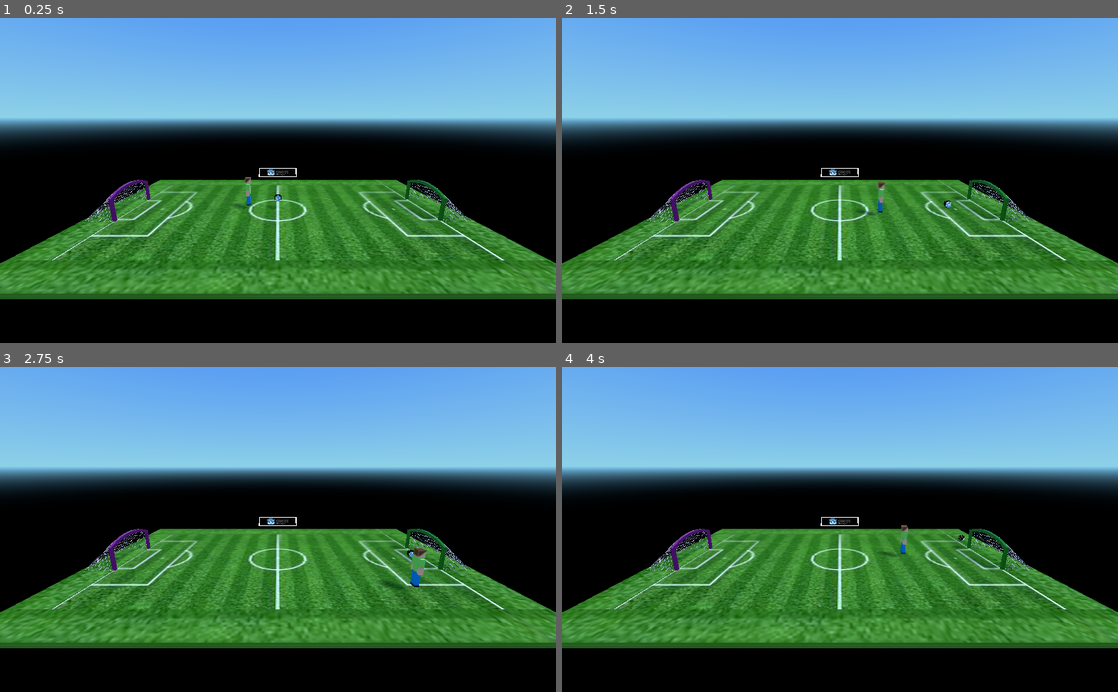
Above: before the commit, frames 1-4 (two rows, left to right).
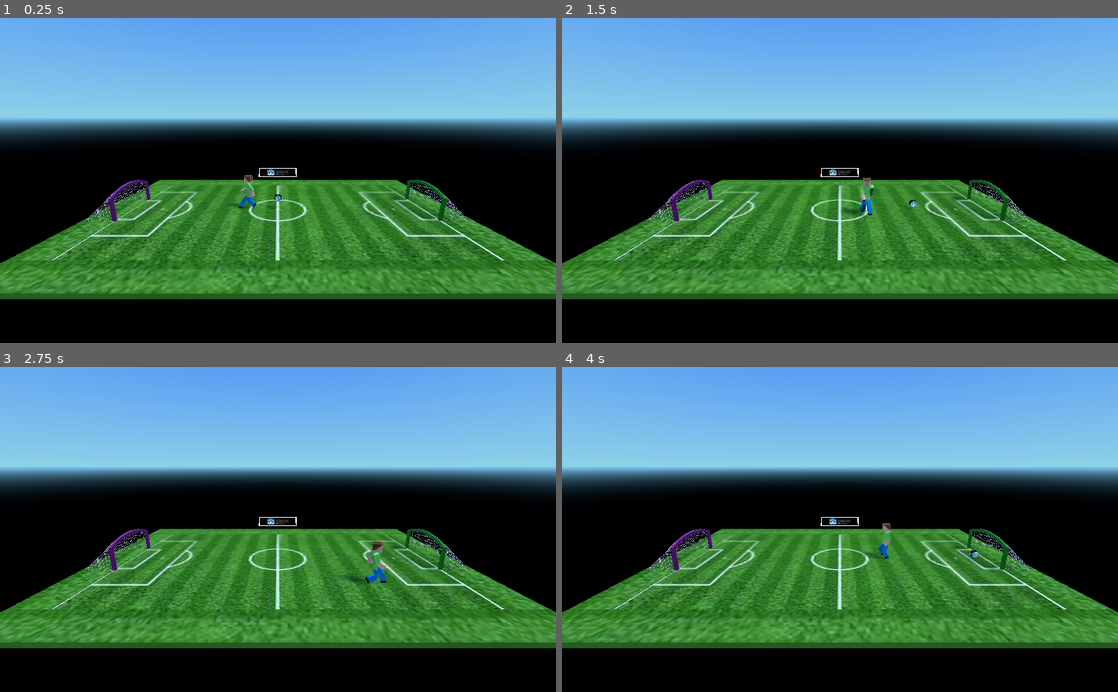
Above: after the commit, the same moments.

Repository: DiscoveringGodot/5_Cubedude_Kickabout
Game: Godot game, scene res://Scenes/Game.tscn
Two runs of this game, one before a commit and one after it. Both use one fixed random seed, a clock stepped at 60 frames per second and the inputs below.
Inputs:
- Up to frame 1 (0.25 s): no input
- Up to frame 2 (1.5 s): tap Enter at 0.5 s; hold Right (ui_right) 0.53-1.28 s; hold Down (ui_down) from 1.28 s (still down)
- Up to frame 3 (2.75 s): release Down (ui_down) at 2.03 s; hold Right (ui_right) from 2.03 s (still down)
- Up to frame 4 (4 s): release Right (ui_right) at 2.78 s; hold Up (ui_up) 2.78-3.53 s; hold Left (ui_left) from 3.53 s (still down)

The runs differ from the first frame. In frame 1, 0.1% of the frame differs, in the area x 42-47%, y 48-59%; in frame 2, 0.4%; in frame 3, 0.6%, in the area x 61-81%, y 53-69%; in frame 4, 0.3%.

Commit message:
Added Animation and rotation to CubeDude

Diff:
--- a/Cubedude.gd
+++ b/Cubedude.gd
@@ -1,7 +1,9 @@
 extends KinematicBody
 
-const SPEED = 10
+const SPEED = 8
 const GRAVITY = -5
+const EPSILON = 0.00001
+const FRICTION = 0.95
 
 var motion = Vector3()
 
@@ -13,20 +15,25 @@
 	fall()
 
 
+func _process(delta):
+	animate()
+	look_at(Vector3(-motion.x, 0, -motion.z)*SPEED, Vector3(0,1,0))
+
+
 func move():
 	if Input.is_action_pressed("ui_up") and not Input.is_action_pressed("ui_down"):
 		motion.x = 1
 	elif Input.is_action_pressed("ui_down") and not Input.is_action_pressed("ui_up"):
 		motion.x  =-1
 	else:
-		motion.x = 0
+		motion.x = lerp(motion.x, 0, FRICTION)
 
 	if Input.is_action_pressed("ui_right") and not Input.is_action_pressed("ui_left"):
 		motion.z  =1
 	elif Input.is_action_pressed("ui_left") and not Input.is_action_pressed("ui_right"):
 		motion.z = -1
 	else:
-		motion.z = 0
+		motion.z = lerp(motion.z, 0, FRICTION)
 
 	move_and_slide((motion.normalized() * SPEED), Vector3(0,1,0))
 
@@ -36,3 +43,11 @@
 		motion.y = GRAVITY
 	else:
 		motion.y = 0
+
+
+func animate():
+	if motion.length() > EPSILON:
+		if not $AnimationPlayer.is_playing():
+			$AnimationPlayer.play("Arms Cross Walk")
+	else:
+		$AnimationPlayer.stop()
--- a/Scenes/Ball.tscn
+++ b/Scenes/Ball.tscn
@@ -15,7 +15,7 @@
 
 radius = 0.25
 
-[node name="Ball" type="RigidBody" index="0"]
+[node name="Ball" type="RigidBody"]
 
 input_ray_pickable = true
 input_capture_on_drag = false
--- a/Scenes/Cubedude.tscn
+++ b/Scenes/Cubedude.tscn
@@ -18,12 +18,13 @@
 
 [node name="Cube Dube" parent="Armature/Skeleton" index="0"]
 
+transform = Transform( 1, 0, 0, 0, 1, 0, 0, 0, 1, 0.00442052, 0.0402538, 0.00222468 )
 material/0 = ExtResource( 3 )
-_sections_unfolded = [ "material" ]
+_sections_unfolded = [ "Transform", "Visibility", "material" ]
 
 [node name="CollisionShape" type="CollisionShape" parent="." index="2"]
 
-transform = Transform( 1, 0, 0, 0, -4.37114e-008, -1, 0, 1, -4.37114e-008, 0, 1, 0 )
+transform = Transform( 1, 0, 0, 0, -4.37114e-008, -1, 0, 1, -4.37114e-008, 0, 1.23644, 0 )
 shape = SubResource( 1 )
 disabled = false
 _sections_unfolded = [ "Transform" ]
--- a/Scenes/Game.tscn
+++ b/Scenes/Game.tscn
@@ -7,10 +7,10 @@
 
 [sub_resource type="BoxShape" id=1]
 
-extents = Vector3( 8, 5, 1 )
+extents = Vector3( 12, 5, 1 )
 _sections_unfolded = [ "Resource" ]
 
-[node name="Game" type="Spatial"]
+[node name="Game" type="Spatial" index="0"]
 
 [node name="Pitch" parent="." index="0" instance=ExtResource( 1 )]
 
@@ -65,8 +65,6 @@
 
 [node name="Boundary" type="Spatial" parent="." index="4"]
 
-editor/display_folded = true
-
 [node name="WallBack" type="StaticBody" parent="Boundary" index="0"]
 
 editor/display_folded = true
@@ -86,6 +84,7 @@
 transform = Transform( 1, 0, 0, 0, 1, 0, 0, 0, 1, 0, 5, 0 )
 shape = SubResource( 1 )
 disabled = false
+_sections_unfolded = [ "Transform" ]
 
 [node name="WallFront" type="StaticBody" parent="Boundary" index="1"]
 
@@ -149,4 +148,5 @@
 
 [node name="Cubedude" parent="." index="5" instance=ExtResource( 4 )]
 
-transform = Transform( 1, 0, 0, 0, 1, 0, 0, 0, 1, 0, 0, -2 )
+transform = Transform( 1.25, 0, 0, 0, 1.25, 0, 0, 0, 1.25, 0, 0, -2 )
+_sections_unfolded = [ "Collision", "Transform" ]
